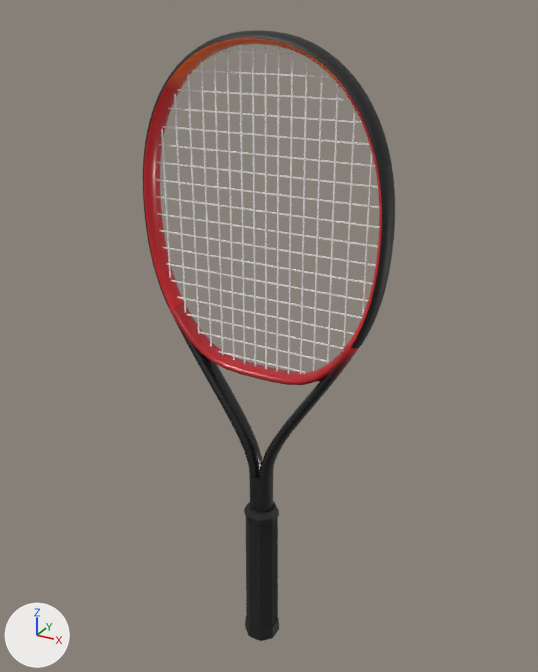
Renders of the glTF model assets/realistic/prince-ripstick-100.glb from each side of a commit.
Both versions are drawn from a 50 mm camera at (0.345, -0.61, 0.703) aimed at (-0.002, 0.021, 0.388). Every picture has the same lights, and +X, +Y and +Z are marked at lower left. The older version comes first. Where no turn or scale is listed for an object, it has been applied to the vertices. Vertices at exactly the same position are counted once.

Names of what the first picture shows: 'bumper', 'butt_cap', 'collar', 'frame', 'grip', 'grommets', 'strings_crosses', 'strings_mains'.
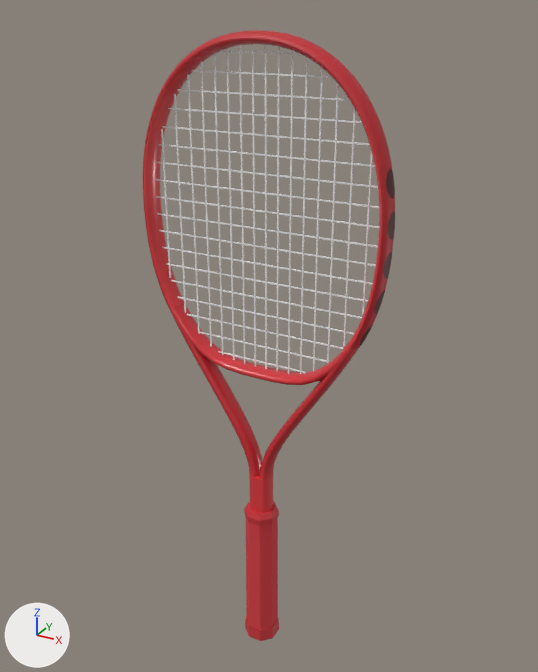
Where the change shows, as pixel boxes (x1, y1, x2, y2) in the pictures (538 x 672 px; the box of a moved part takes in the faces that stretch with it):
'grip', recoloured (black to red)
    both: (246, 517, 278, 629)
'bumper', recoloured
    both: (145, 30, 392, 168)
'collar', recoloured (black to red)
    both: (244, 501, 279, 525)
'butt_cap', recoloured (black to red)
    both: (245, 615, 279, 641)
part 1 of me_frame, recoloured
    both: (144, 78, 382, 385)
part 2 of me_frame, recoloured
    both: (171, 38, 344, 89)
part 3 of me_frame, recoloured
    both: (170, 311, 354, 513)
part 4 of me_grommets, added
    after: (383, 252, 392, 279)
part 5 of me_grommets, added
    after: (374, 290, 385, 315)
part 6 of me_grommets, added
    after: (359, 325, 373, 346)
part 7 of me_grommets, moved or reshaped
    before: (390, 218, 394, 243)
    after: (386, 168, 395, 240)
part 8 of me_grommets, recoloured
    both: (143, 145, 395, 349)

What the commit changed:
Material 'mat_bumper' (mat_mat_bumper) changes colour from black #1a1a1a to red #c2262e; in linear values from (0.0103, 0.0103, 0.0103) to (0.539, 0.0194, 0.0273).
Material 'mat_grip' (mat_mat_grip) changes colour from black #1a1a1a to red #d63b42; in linear values from (0.0103, 0.0103, 0.0103) to (0.672, 0.0437, 0.0545).
Material 'mat_collar' (mat_mat_collar) changes colour from black #1a1a1a to red #c92f35; in linear values from (0.0103, 0.0103, 0.0103) to (0.584, 0.0284, 0.0356).
Material 'mat_butt_cap' (mat_mat_butt_cap) changes colour from black #1a1a1a to red #c8343a; in linear values from (0.0103, 0.0103, 0.0103) to (0.578, 0.0343, 0.0423).
me_frame has 1626 vertices, 3188 faces and spans x -0.133..0.133, y -0.014..0.014, z 0.178..0.686.
me_frame is used by ob_frame; location (0.0, 0.0, 0.0).
me_frame part 1: 1824 faces centred in x -0.133..0.133, y -0.013..0.013, z 0.35..0.645 are repainted in the vertex colours; the middle colour goes from red #d8262e to red #dd3b40.
me_frame part 2: 576 faces centred in x -0.089..0.089, y -0.013..0.013, z 0.643..0.686 are repainted in the vertex colours; the middle colour goes from orange #ff6a2a to red #dd3b40.
me_frame part 3: 788 faces centred in x -0.101..0.101, y -0.012..0.012, z 0.178..0.4 are repainted in the vertex colours; the middle colour goes from black #1c1c1c to red #c92e35.
me_grommets is used by ob_grommets; location (0.0, 0.0, 0.0).
me_grommets had 344 vertices, 568 faces and spanned x -0.133..0.133, y -0.013..0.013, z 0.409..0.582.
me_grommets now has 580 vertices, 948 faces and spans x -0.134..0.134, y -0.013..0.013, z 0.409..0.582.
me_grommets part 4: a new loose piece of 31 vertices spanning x 0.13..0.133, y -0.009..0.009, z 0.48..0.506, in mat_mat_grommets.
me_grommets part 5: a new loose piece of 31 vertices spanning x 0.123..0.129, y -0.009..0.009, z 0.444..0.47, in mat_mat_grommets.
me_grommets part 6: a new loose piece of 31 vertices spanning x 0.11..0.12, y -0.009..0.009, z 0.409..0.434, in mat_mat_grommets.
me_grommets part 7: 29 vertices moved from x 0.133, y -0.005..0.005, z 0.517..0.536 to x 0.127..0.133, y -0.009..0.009, z 0.517..0.579; 8 vertices removed from x 0.133, y -0.003..0.003, z 0.514..0.523; 33 vertices added at x 0.131..0.134, y -0.009..0.009, z 0.519..0.559.
me_grommets part 8: 487 kept faces spanning x -0.133..0.133, y -0.013..0.013, z 0.409..0.582 get new vertex colours; the middle colour goes from black #1c1c1c to red #c2262e.
Other edits to the shape of me_grommets do not show in these pictures.
